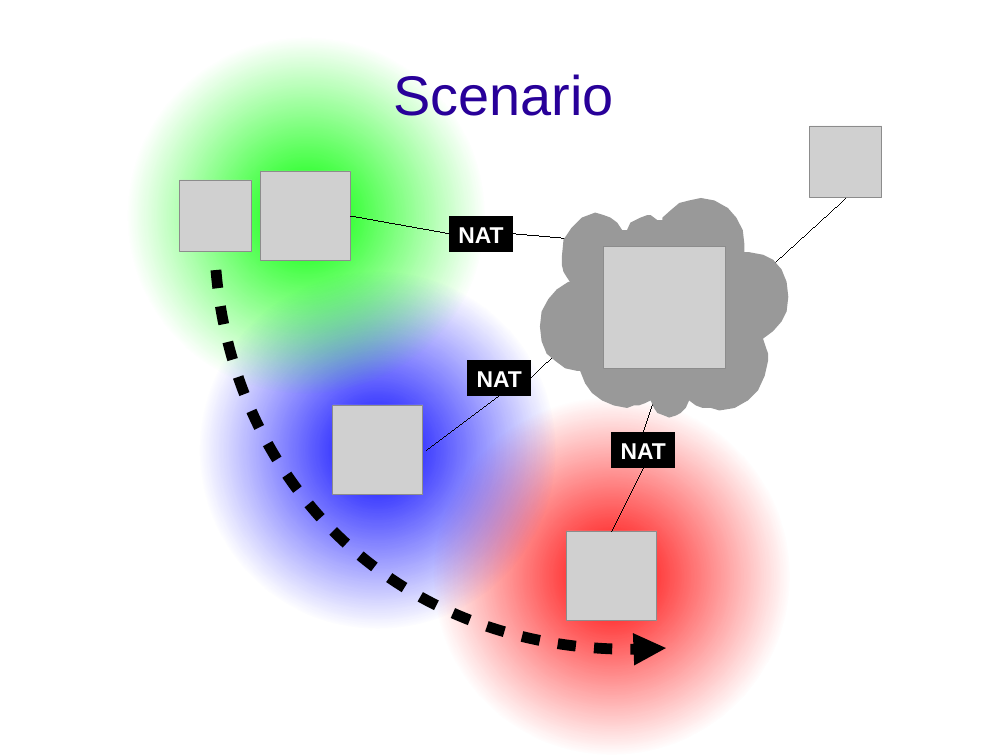
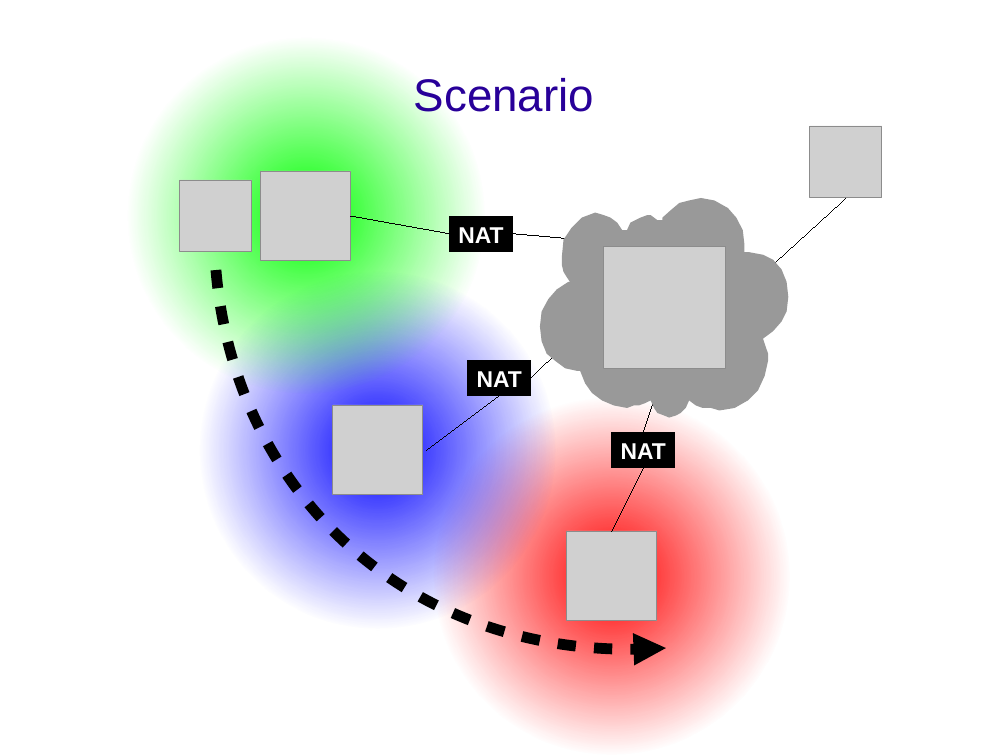
Before and after one commit to rjack/tesi-triennale, a slide deck: slide 2 of presentazione.odp. Drawn at 1008x756 pixels with LibreOffice and Linux fonts; fonts in the diff are those of the drawing; grey boxes stand for pictures; background and template pictures are left out. Boxes give left, top, right and bottom in pixels: in the first picture for what was removed or moved away, otherwise in the second. Text is boxed around its words. In the diff, an @@ line names an element or a change of style, - is before the commit and + after.

```diff
--- a/presentazione.odp
+++ b/presentazione.odp
@@ title "Scenario" at <box>414,78,594,120</box>: size 44 to 36 pt @@
```
Also in this commit, not shown: 3 other slides changed, 3 slides added, 3 slides removed.
